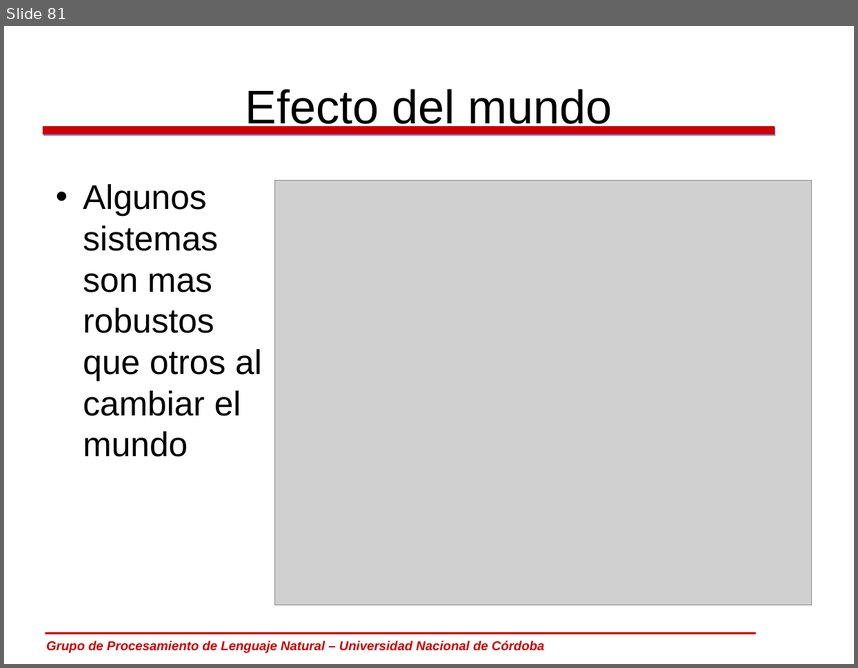
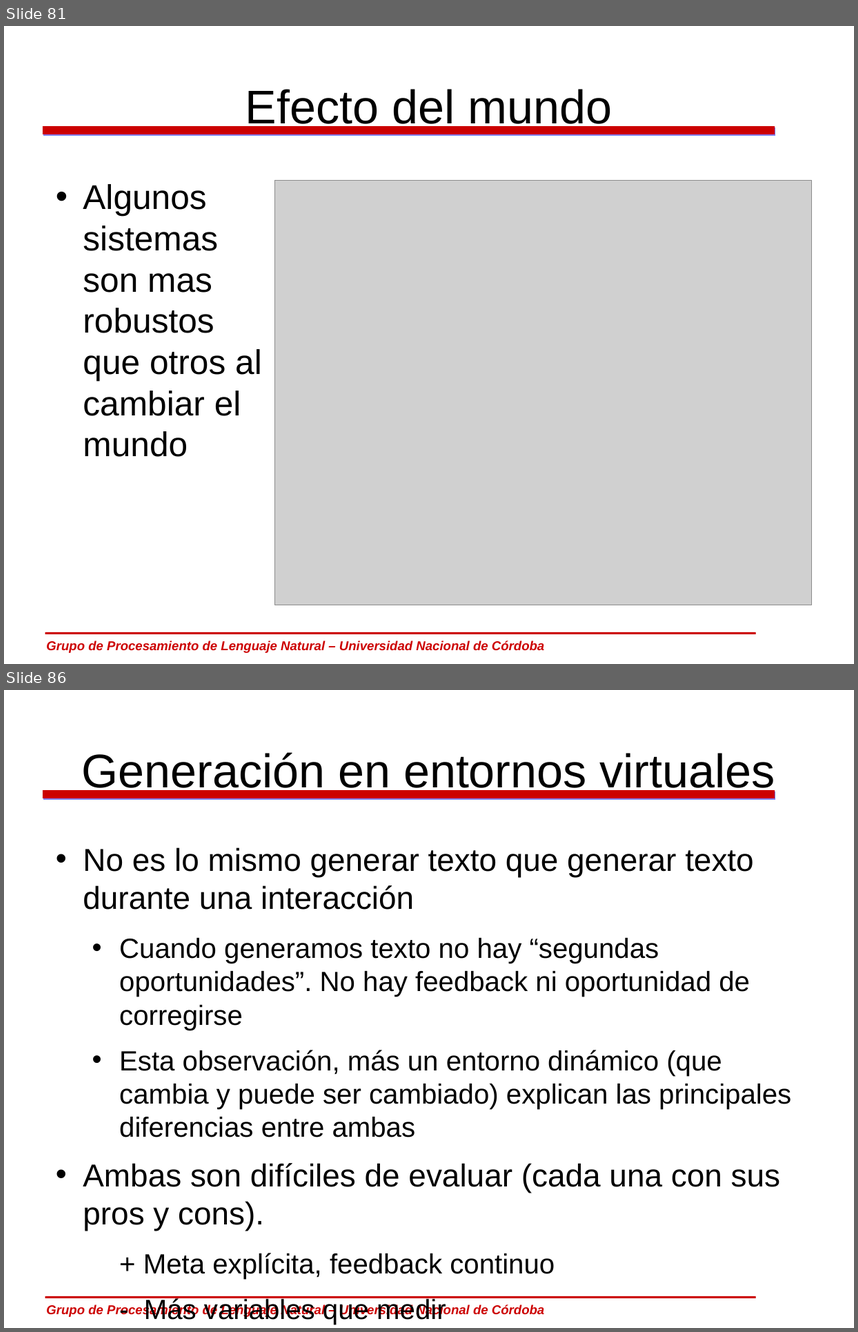
Before and after one commit to carlosareces/elic10, a slide deck: slides/dia5.odp. Shown one above the other, each under a label of ours: slide 81 before the commit, slides 81 and 86 after it; the slides between them are not shown. The pictures are 858x668 and 858x1332 pixels, drawn with LibreOffice and Linux fonts; fonts in the diff are those of the drawing; grey boxes stand for pictures; background and template pictures are left out. Boxes give left, top, right and bottom in pixels: in the first picture for what was removed or moved away, otherwise in the second. Text is boxed around its words. In the diff, an @@ line names an element or a change of style, - is before the commit and + after.

```diff
--- a/slides/dia5.odp
+++ b/slides/dia5.odp
@@ slide 86 added at (4,690,854,1328), background #FFFFFF; not listed: 3 template elements that a slide beside it also shows @@
@@ title added at (81,752,775,796), 44 pt, text #000000 @@
+Generación en entornos virtuales
@@ text added at (83,847,791,1274), 25.9 pt, text #000000 @@
+• No es lo mismo generar texto que generar texto durante una interacción
+  • Cuando generamos texto no hay “segundas oportunidades”. No hay feedback ni oportunidad de corregirse
+  • Esta observación, más un entorno dinámico (que cambia y puede ser cambiado) explican las principales diferencias entre ambas
+• Ambas son difíciles de evaluar (cada una con sus pros y cons).
+  + Meta explícita, feedback continuo
+  - Más variables que medir
```
Also in this commit, not shown: 7 slides changed, 7 other slides added.
